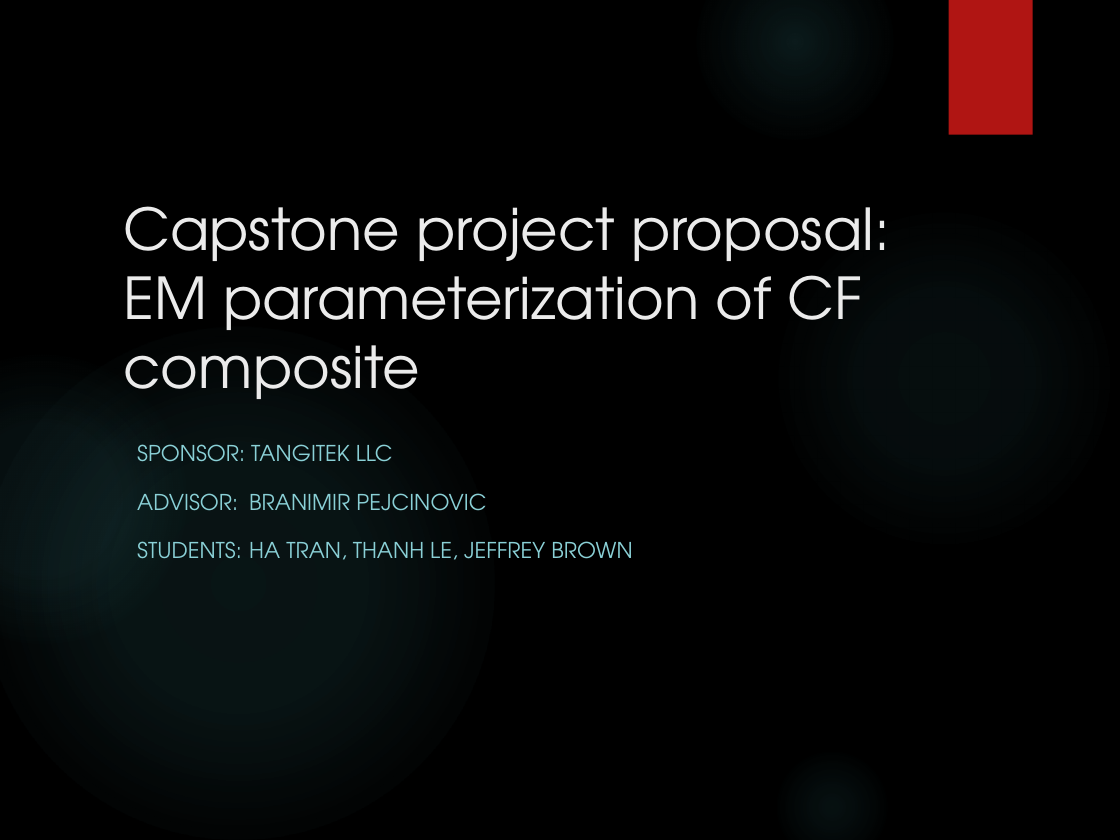
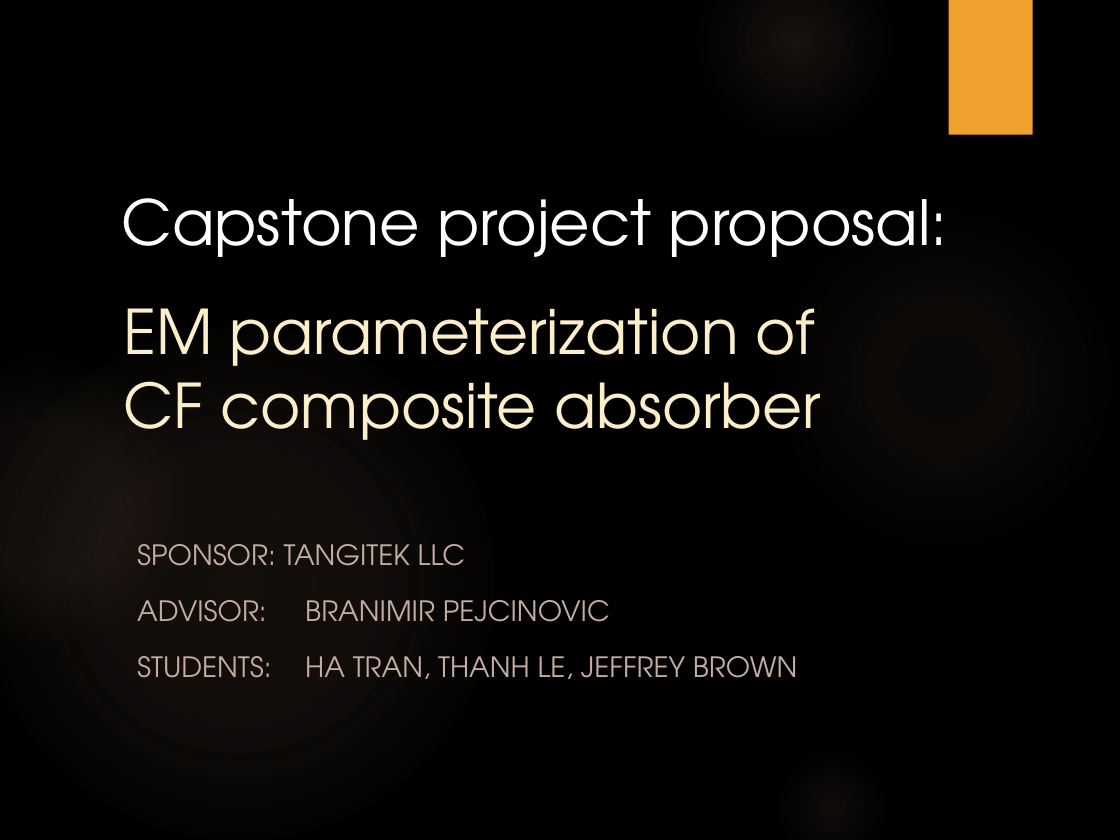
Before and after one commit to trankhiemha/ECE412-413-Capstone-Project-N3, a slide deck: slide 1 of Capstone project proposal presentation.pptx. Drawn at 1120x840 pixels with LibreOffice and Linux fonts; fonts in the diff are those of the drawing; background and template pictures are left out. Boxes give left, top, right and bottom in pixels: in the first picture for what was removed or moved away, otherwise in the second. Text is boxed around its words. In the diff, an @@ line names an element or a change of style, - is before the commit and + after.

Commit message:
Ver 1.1: missing NRL design and Sample holder design, more PSU antennas info

```diff
--- a/Capstone project proposal presentation.pptx
+++ b/Capstone project proposal presentation.pptx
@@ rectangle at [949,0,1033,134]: fill #B01513 to #F0A22E @@
@@ text added at [121,198,948,257], 40 pt, text #FFFFFF @@
+Capstone project proposal:
@@ title at [123,308,821,440]: text changed; size 37.1 to 39.6 pt; text colour #EBEBEB to #FBEEC9 @@
-Capstone project proposal:
-EM parameterization of CF composite
+EM parameterization of
+CF composite absorber
@@ fill gradient #50B9C1 to gradient #A78470 in 3 elements at [772,205,1117,550], [0,327,494,840], [0,355,186,644] @@
@@ subtitle "SPONSOR: TANGITEK LLC": place and size @@
-subtitle "SPONSOR: TANGITEK LLC" at [137,444,632,560]
+subtitle "SPONSOR: TANGITEK LLC" at [137,544,798,679]
@@ subtitle "SPONSOR: TANGITEK LLC" at [137,544,798,679]: size 14 to 18 pt, text colour #8AD0D6 to #C4ADA0 @@
```
Also in this commit, not shown: 14 other slides changed, 1 slide added.
